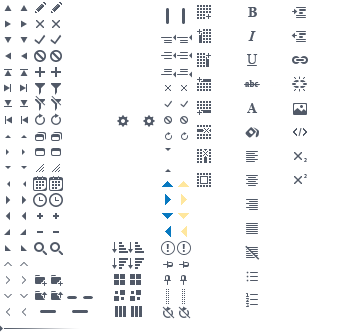
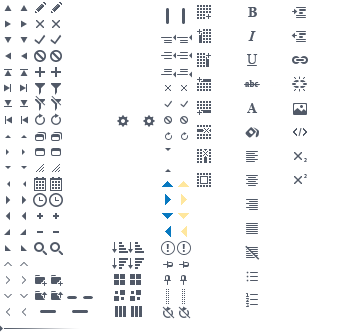
Layered file, before and after one edit (w=340, h=336). Changes by layer:
painted on "calendar hover" over [left=49, top=176, right=63, bottom=191]
painted on "calendar" over [left=33, top=176, right=47, bottom=191]
